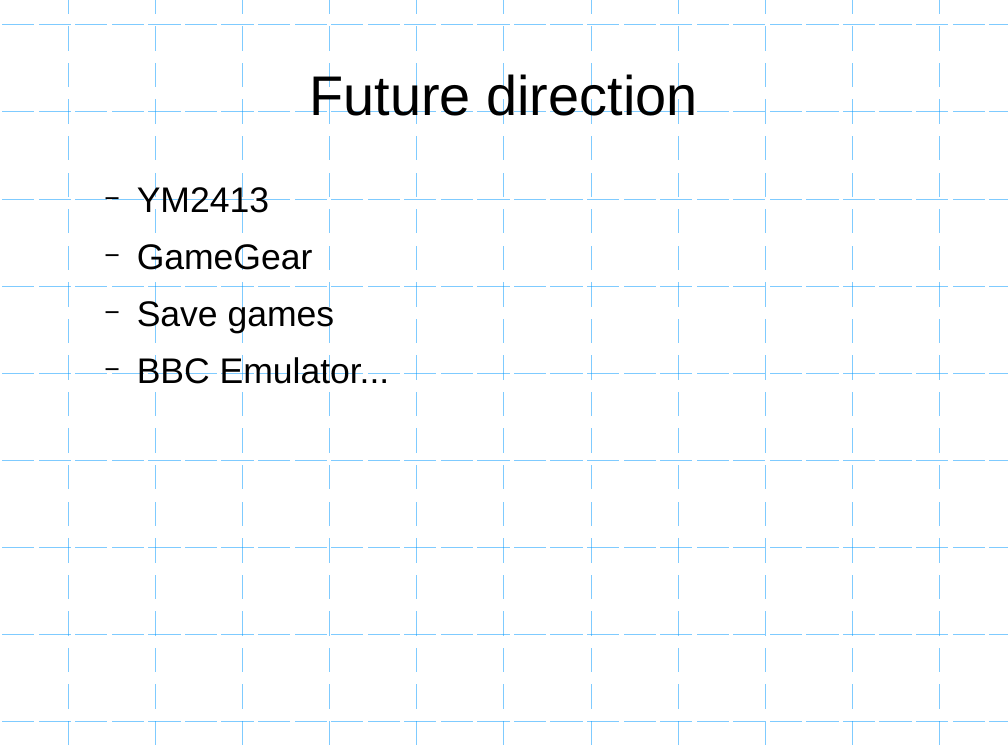
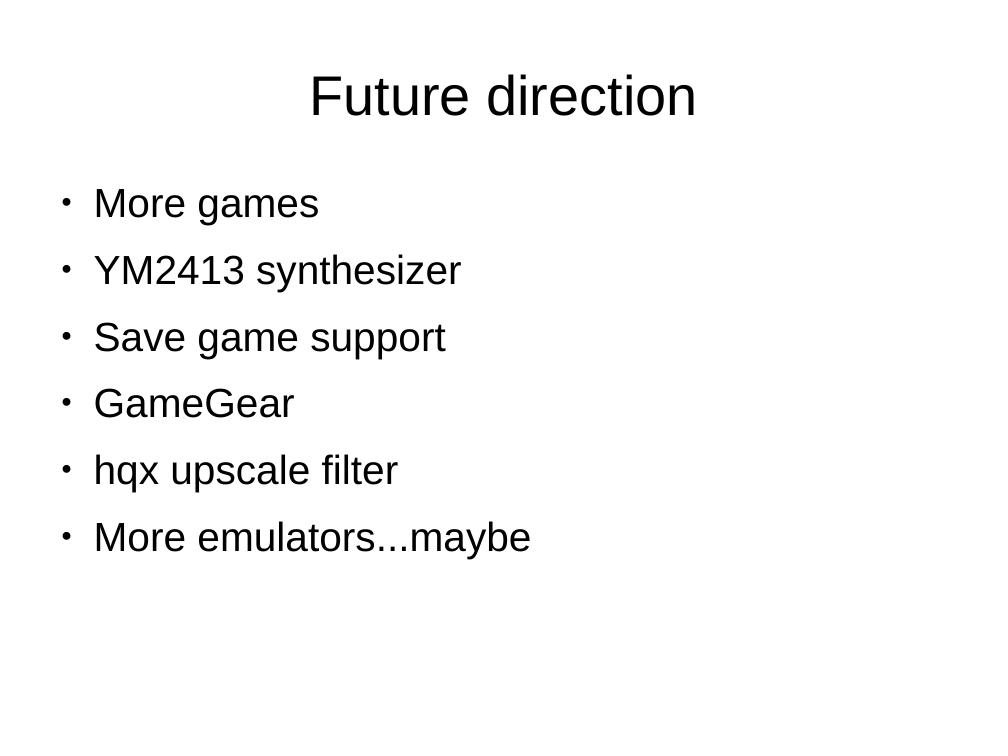
Before and after one commit to mattgodbolt/miracle-sms-emulator, a slide deck: slide 36 of emulating.odp (slide 29 before the commit). Drawn at 1008x756 pixels with LibreOffice and Linux fonts; fonts in the diff are those of the drawing; background and template pictures are left out. Boxes give left, top, right and bottom in pixels: in the first picture for what was removed or moved away, otherwise in the second. Text is boxed around its words. In the diff, an @@ line names an element or a change of style, - is before the commit and + after.

```diff
--- a/emulating.odp
+++ b/emulating.odp
@@ freeform shape removed at [0,25,1008,722] @@
@@ freeform shape removed at [69,0,940,752] @@
@@ text at [94,189,461,358]: text changed; size 28 to 32 pt @@
-  − YM2413
+● More games
+● YM2413 synthesizer
+● Save game support
@@ text at [94,388,295,418]: size 28 to 32 pt in "GameGear"; bullet − to ●; list level 2 to 1 in "GameGear" @@
@@ text at [94,454,531,559]: text changed; size 28 to 32 pt @@
-  − Save games
-  − BBC Emulator...
+● hqx upscale filter
+● More emulators...maybe
```
Also in this commit, not shown: 27 other slides changed, 10 slides added, 3 slides removed, 2 other files.
